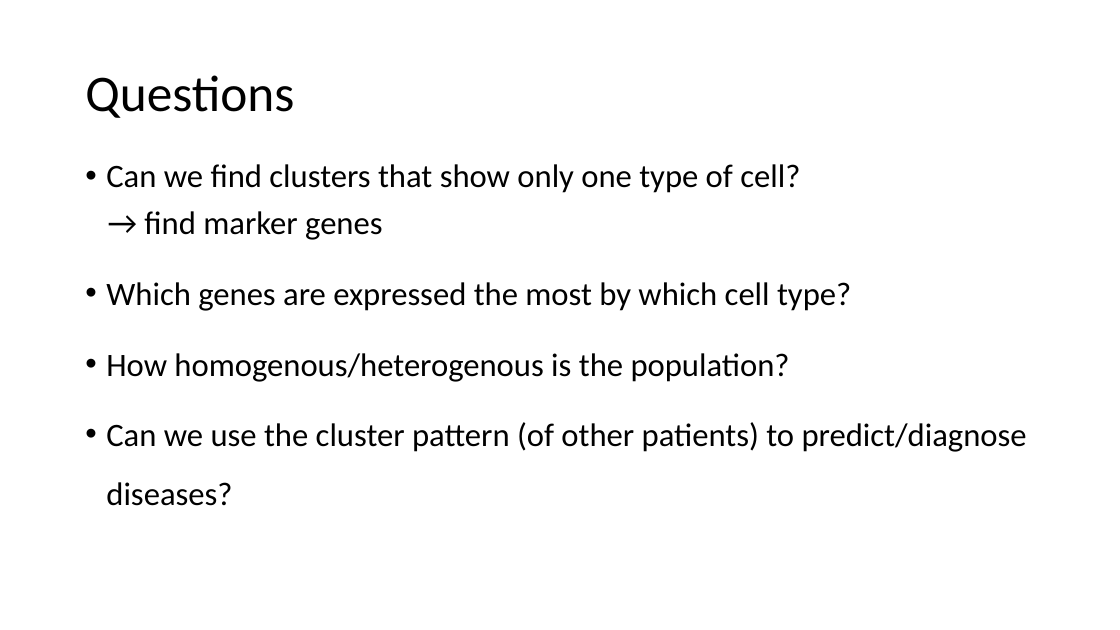
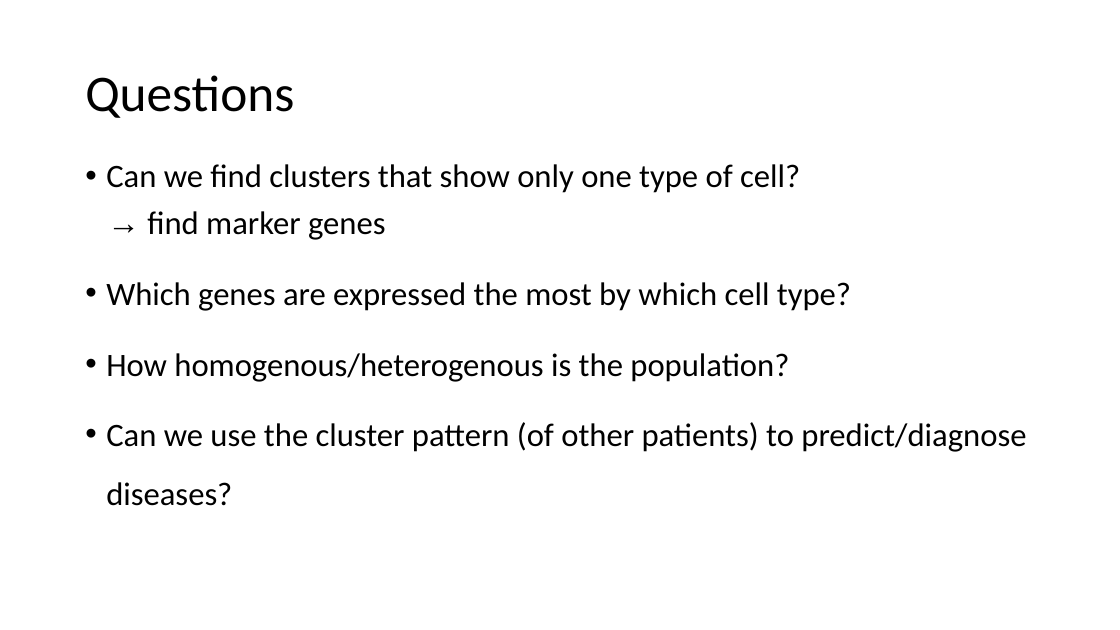
Before and after one commit to datascience-mobi/group-01-project-4-1, a slide deck: slide 10 of K-means clustering.pptx (slide 9 before the commit). Drawn at 1120x630 pixels with LibreOffice and Linux fonts; fonts in the diff are those of the drawing. Boxes give left, top, right and bottom in pixels: in the first picture for what was removed or moved away, otherwise in the second. Text is boxed around its words. In the diff, an @@ line names an element or a change of style, - is before the commit and + after.

```diff
--- a/K-means clustering.pptx
+++ b/K-means clustering.pptx
@@ text "Can we find clusters that ..." at bbox=[106, 164, 1026, 506]: font Calibri to Arial in "→" @@
```
Also in this commit, not shown: 5 other slides changed, 2 slides added, 1 slide removed.
